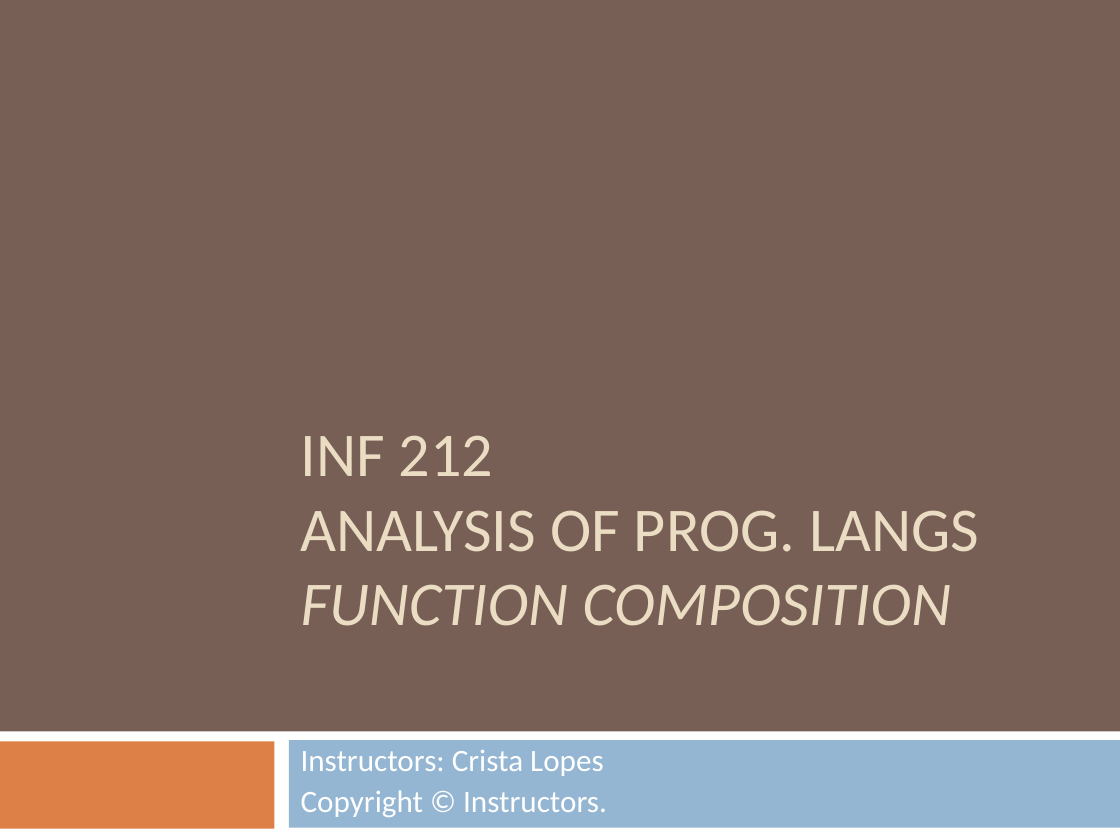
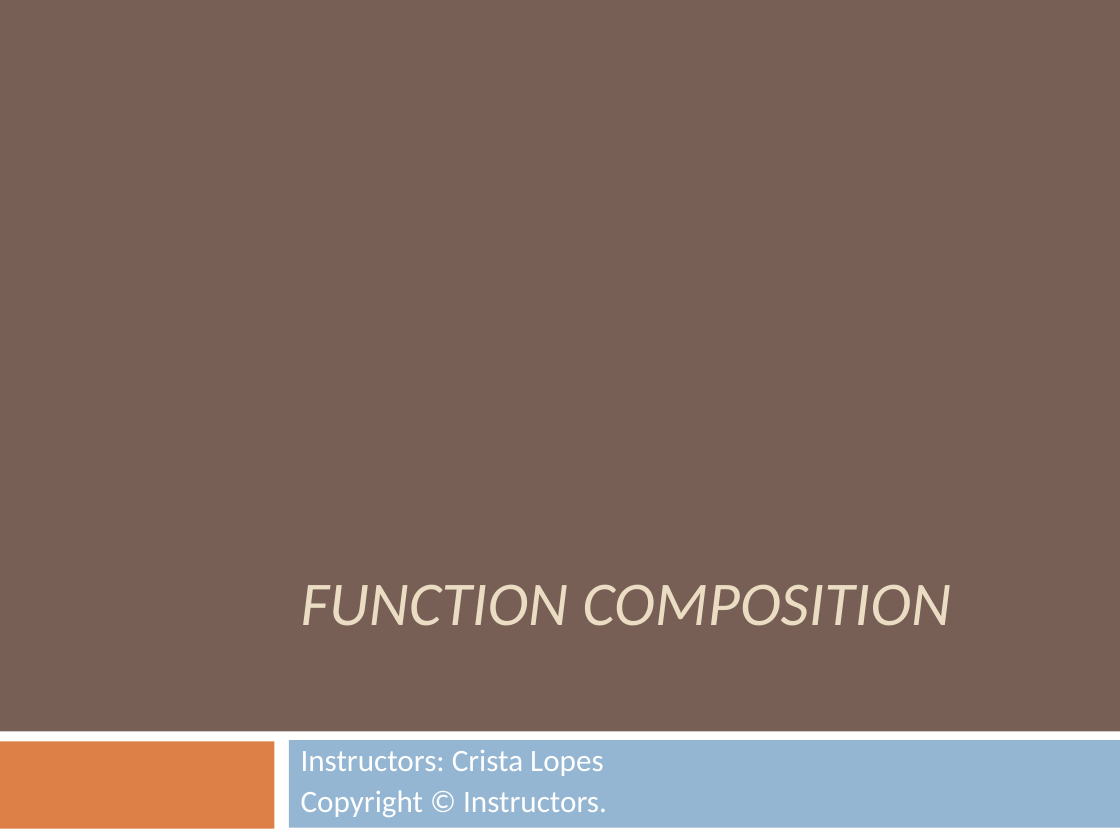
Before and after one commit to crista/EPS-slides, a slide deck: slide 1 of EPS-FunkComposition.ppt. Drawn at 1120x840 pixels with LibreOffice and Linux fonts; fonts in the diff are those of the drawing. Boxes give left, top, right and bottom in pixels: in the first picture for what was removed or moved away, otherwise in the second. Text is boxed around its words. In the diff, an @@ line names an element or a change of style, - is before the commit and + after.

```diff
--- a/EPS-FunkComposition.ppt
+++ b/EPS-FunkComposition.ppt
@@ title at (301,584,951,626): text changed; italic on @@
-INF 212
-ANALYSIS OF PROG. LANGS
-FUNCTION COMPOSITION
+FUNCTION COMPOSITION
```
Also in this commit, not shown: 8 other files.
